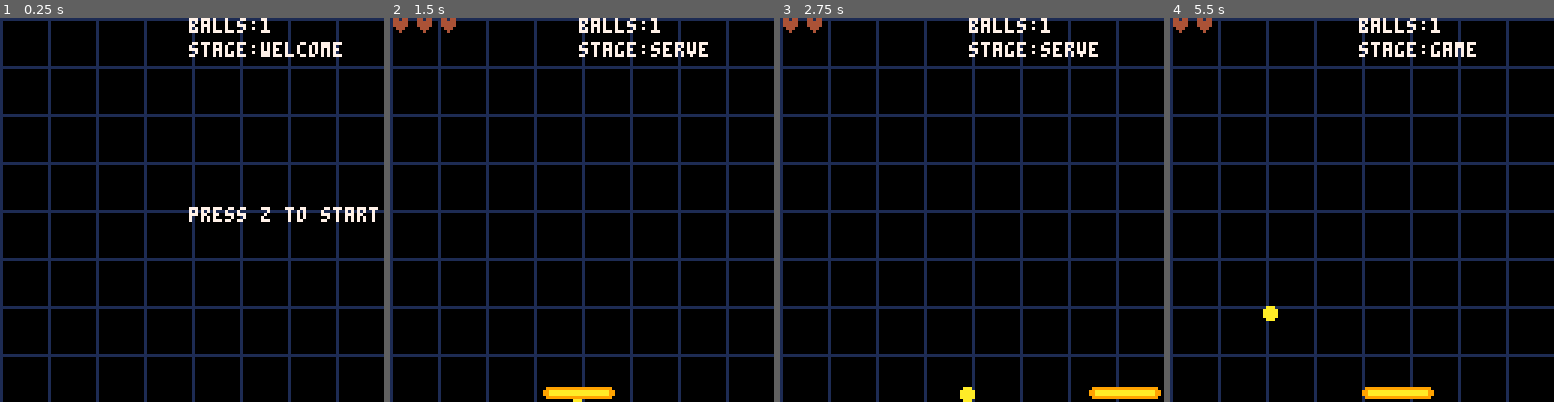
Above: before the commit, frames 1-4 (left to right).
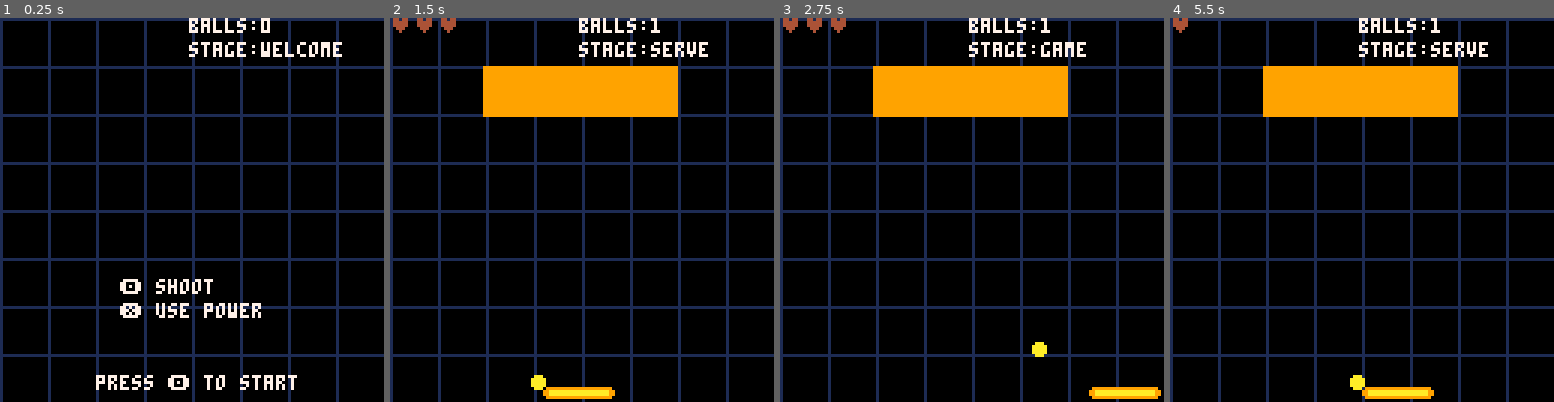
Above: after the commit, the same moments.

Repository: mayongnian/pico8games
Game: PICO-8 cartridge 002_brick_break_v2/brick_breaker_v2.p8
Same seed, same stepped clock (60 frames per second), same inputs: the game is played once before the commit and once after it.
Inputs:
- Up to frame 1 (0.25 s): no input
- Up to frame 2 (1.5 s): tap X (X key) at 0.33, 1.07 s; tap O (Z key) at 0.7 s
- Up to frame 3 (2.75 s): hold Right 1.6-2.1 s; tap O (Z key) at 1.7, 2.1, 2.5 s; tap X (X key) at 1.85 s; hold Right from 2.47 s (still down)
- Up to frame 4 (5.5 s): tap O (Z key) every 0.4 s from 2.9 to 5.3 s; tap X (X key) at 2.97, 4.08, 5.2 s; release Right at 3.03 s; hold Left 3.08-3.58 s; hold Right 4.02-4.68 s; hold Left from 5.08 s (still down)

The runs differ from the first frame. In frame 1, 2.7% of the frame differs, in the area x 25-99%, y 0-97%; in frame 2, 6.9%; in frame 3, 7.3%, in the area x 13-83%, y 0-100%; in frame 4, 7.3%.

Commit message:
002提交，代码风格不太对，重构前提交一版

Diff:
--- a/002_brick_break_v2/brick_breaker_v2.p8
+++ b/002_brick_break_v2/brick_breaker_v2.p8
@@ -4,6 +4,9 @@
 #include game.lua
 #include utils.lua
 #include functions.lua
+#include game_debug.lua
+-- pico character set
+-- ⬅️➡️⬆️⬇️🅾️❎♥
 __gfx__
 00000000000000000000000000000000000000000000000000000000000000000000000000000000000000000000000000000000000000000000000000000000
 00000000000000000000000000000000000000000000000000000000000000000000000000000000000000000000000000000000000000000000000000000000
--- a/002_brick_break_v2/functions.lua
+++ b/002_brick_break_v2/functions.lua
@@ -14,24 +14,36 @@
 -- 处理游戏状态
 function switch_stage()
     if stage == "welcome" and btnp(4) then
+        sfx(3)
         -- 按下z键，开始发球
         stage = "serve"
+        -- 生成一个小球
+        if #balls == 0 then
+            balls[1] = new_ball('player')
+        end
+        -- 初始化砖块
+        bricks = init_level(1)
     elseif stage == "serve" and btnp(4) then
+        sfx(0)
         -- 发球后正式开始游戏
         stage = "game"
         -- 给小球一个初速度
         balls[1].vector = new_vector(1, -1)
+        balls[1].state = 'free'
     elseif stage == "game" then
         if player.hp <= 0 then
+            sfx(2)
             -- 游玩时玩家生命值为0，游戏结束
             stage = "over"
         elseif #balls == 0 then
+            sfx(1)
             -- 所有小球都消失，并且还有剩余生命，重新发球
             stage = "serve"
             -- 新增一个小球
             balls[#balls + 1] = new_ball('player')
         end
     elseif stage == "over" and btnp(4) then
+        sfx(0)
         -- 按下z键，重新开始游戏
         game_global()
     end
@@ -87,11 +99,16 @@
 function new_ball(type, color)
     local obj = {}
     obj.r = 2
+    -- 小球的状态
+    -- attach 附着在玩家上
+    -- free 自由移动（可能静止）
+    obj.state = 'free'
     if type == 'player' then
         -- 1、玩家所在位置（新发球）；
         obj.x = ((const.screen_min + const.screen_max) / 2) - obj.r / 2
-        obj.y = const.screen_max - obj.r
+        obj.y = const.screen_max + obj.r * 2 - player.hit_box.h
         obj.vector = new_vector(0, 0)
+        obj.state = 'attach'
     elseif type == 'ball' then
         -- 2、小球所在位置（吃到增加球的道具）；
         obj.x = balls[1].x
@@ -106,24 +123,51 @@
         obj.vector = new_vector(1, -1)
     end
     obj.color = color or 10
-    obj.speed = 4
+    obj.speed = 3
     obj.hit_box = new_hit_box(-obj.r, -obj.r, obj.r * 2, obj.r * 2)
     return obj
 end
 
 -- 小球的碰撞检测
-function balls_hit_detect()
+function game_object_move()
     local phb = get_hit_box(player)
+
+    -- 与小球相关的逻辑，放到同一个loop
     for i = #balls, 1, -1 do
-        move_with_vector(balls[i])
-        -- 小球与玩家的碰撞检测
+        -- 小球的移动
+        if balls[i].state == 'attach' then
+            -- 小球附着在玩家上，跟随玩家移动
+            balls[i].x = player.x + balls[i].hit_box.x
+            balls[i].y = player.y + player.hit_box.y - balls[i].r
+        elseif balls[i].state == 'free' then
+            move_with_vector(balls[i], btn(4) and 2 or 1)
+        end
+
+        -- 碰撞检测
+        -- 小球与玩家
         if balls[i].x + balls[i].r > phb.x1 and
             balls[i].x - balls[i].r < phb.x2 and
             balls[i].y + balls[i].r > phb.y1 and
             balls[i].y - balls[i].r < phb.y2 then
             balls[i].vector.y = -balls[i].vector.y
         end
-        -- 小球与左、上、右边界的碰撞检测
+        -- 小球与砖块
+        for j = #bricks, 1, -1 do
+            if balls[i].x + balls[i].r > bricks[j].x and
+                balls[i].x - balls[i].r < bricks[j].x + bricks[j].w and
+                balls[i].y + balls[i].r > bricks[j].y and
+                balls[i].y - balls[i].r < bricks[j].y + bricks[j].h then
+                -- 反弹小球
+                if abs(balls[i].x - (bricks[j].x + bricks[j].w / 2)) > abs(balls[i].y - (bricks[j].y + bricks[j].h / 2)) then
+                    balls[i].vector.y = -balls[i].vector.y
+                else
+                    balls[i].vector.x = -balls[i].vector.x
+                end
+                -- 撞到砖块，删除砖块
+                remove_element_unordered(bricks, j)
+            end
+        end
+        -- 小球与左、上、右边界
         if balls[i].x - balls[i].r < const.screen_min then
             balls[i].vector.x = -balls[i].vector.x
             balls[i].x = const.screen_min + balls[i].r
@@ -136,12 +180,53 @@
             balls[i].vector.y = -balls[i].vector.y
             balls[i].y = const.screen_min + balls[i].r
         end
+        -- 小球与下边界，测试用，下边界也会弹回
+        -- TODO DEBUG
+        -- if balls[i].y + balls[i].r > const.screen_max then
+        --     balls[i].vector.y = -balls[i].vector.y
+        --     balls[i].y = const.screen_max - balls[i].r
+        -- end
         -- 删除超出屏幕的小球
         if balls[i].y - balls[i].r > const.screen_max then
             remove_element_unordered(balls, i)
-            if player.hp > 0 then
+            if #balls == 0 then
                 player.hp = player.hp - 1
             end
         end
     end
 end
+
+function init_level(level)
+    -- 初始化砖块
+    local bricks = {}
+    local brick_w = 8
+    local brick_h = 4
+    local x = const.screen_min + (const.screen_max - const.screen_min) / 2 - (brick_w * 8) / 2
+    local y = const.screen_min + 16
+    for i = 1, 8 do
+        for j = 1, 4 do
+            bricks[#bricks + 1] = new_brick(x + (i - 1) * brick_w, y + (j - 1) * brick_h, brick_w, brick_h)
+        end
+    end
+    return bricks
+end
+function new_brick(x, y, w, h)
+    local obj = {}
+    obj.x = x
+    obj.y = y
+    obj.w = w
+    obj.h = h
+    obj.hit_box = new_hit_box(0, 0, w, h)
+    obj.color = 9
+    return obj
+end
+
+ability_use = function()
+    -- 玩家使用技能
+    if btnp(5) then
+        for i = 1, #balls do
+            balls[i].vector:add(new_vector(rnd(2) - 1, rnd(2) - 1))
+                balls[i].vector:normalize()
+        end
+    end
+end
--- a/002_brick_break_v2/game.lua
+++ b/002_brick_break_v2/game.lua
@@ -3,6 +3,7 @@
 ----------------------------------------------------
 -- pico-8游戏循环 开始
 ----------------------------------------------------
+
 -- 1、初始化
 function _init()
     global()
@@ -12,18 +13,14 @@
 -- 2、更新
 function _update()
     switch_stage()
-    if btn(4) then
-        sfx(0)
-    end
     move_with_dpad(player)
-    -- player_hit_box
+    ability_use()
+
     -- 小球的碰撞检测 TODO 待重构，这里直接用了全局变量
-    balls_hit_detect()
-    if btn(4) then
-        -- 测试：吃到增加球的道具
-        -- balls[#balls + 1] = new_ball('ball', next_color)
-        next_color = next_color + 1 == 16 and 1 or (next_color + 1) % 16
-    end
+    game_object_move()
+
+    -- debug工具
+    -- debug_prop_ballplus()
 end
 
 -- 3、绘制
@@ -32,15 +29,19 @@
     draw_debug_bottom()
     if stage == "welcome" then
         -- 初始界面
-        print("press z to start", const.screen_middle, const.screen_middle, 7)
-        if #balls == 0 then
-            balls[#balls + 1] = new_ball('player')
-        end
+        print("🅾️ shoot", 40, const.screen_middle + 24, 7)
+        print("❎ use power", 40, const.screen_middle + 32, 7)
+        print("press 🅾️ to start", 32, const.screen_max - 8, 7)
     elseif stage == "serve" or stage == "game" then
         -- 游戏界面
         for i = 1, #balls do
             -- 绘制小球
             circfill(balls[i].x, balls[i].y, balls[i].r, balls[i].color)
+        end
+        -- 绘制砖块
+        for i = 1, #bricks do
+            -- 绘制砖块
+            rectfill(bricks[i].x, bricks[i].y, bricks[i].x + bricks[i].w, bricks[i].y + bricks[i].h, bricks[i].color)
         end
         -- 绘制玩家
         spr(player.spr, player.x, player.y, player.spr_w, player.spr_h)
--- /dev/null
+++ b/002_brick_break_v2/game_debug.lua
@@ -0,0 +1,7 @@
+function debug_prop_ballplus()
+    if btn(4) then
+        -- 测试：吃到增加球的道具
+        balls[#balls + 1] = new_ball('ball', next_color)
+        next_color = next_color + 1 == 16 and 1 or (next_color + 1) % 16
+    end
+end
--- a/002_brick_break_v2/utils.lua
+++ b/002_brick_break_v2/utils.lua
@@ -1,3 +1,6 @@
+
+-- pico character set
+-- ⬅️➡️⬆️⬇️🅾️❎♥
 
 function global()
     const = {
@@ -96,8 +99,13 @@
     end
 end
 
-function move_with_vector(obj)
+-- 根据对象的向量移动
+-- param 对象 obj
+-- param 加速倍率 speed_adjust_rate
+function move_with_vector(obj, speed_multi)
     -- 小球对象的移动
-    obj.x = obj.x + obj.vector.x * obj.speed
-    obj.y = obj.y + obj.vector.y * obj.speed
+    obj.x = obj.x + obj.vector.x
+        * (speed_multi == nil and obj.speed or obj.speed * speed_multi)
+    obj.y = obj.y + obj.vector.y
+        * (speed_multi == nil and obj.speed or obj.speed * speed_multi)
 end
Not shown, changed: the sound effects (__sfx__) section of 002_brick_break_v2/brick_breaker_v2.p8
Not shown, changed: .DS_Store
